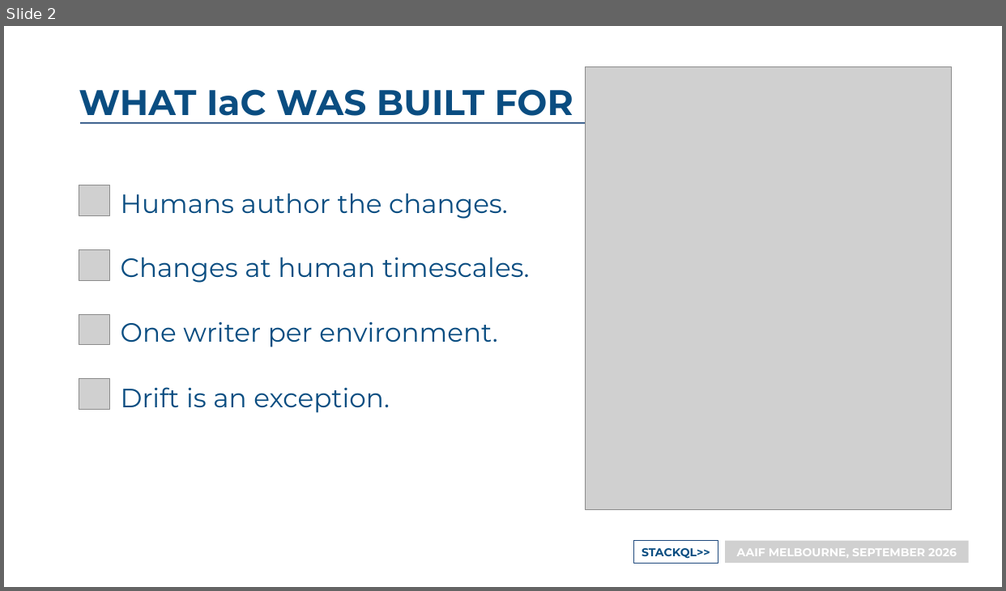
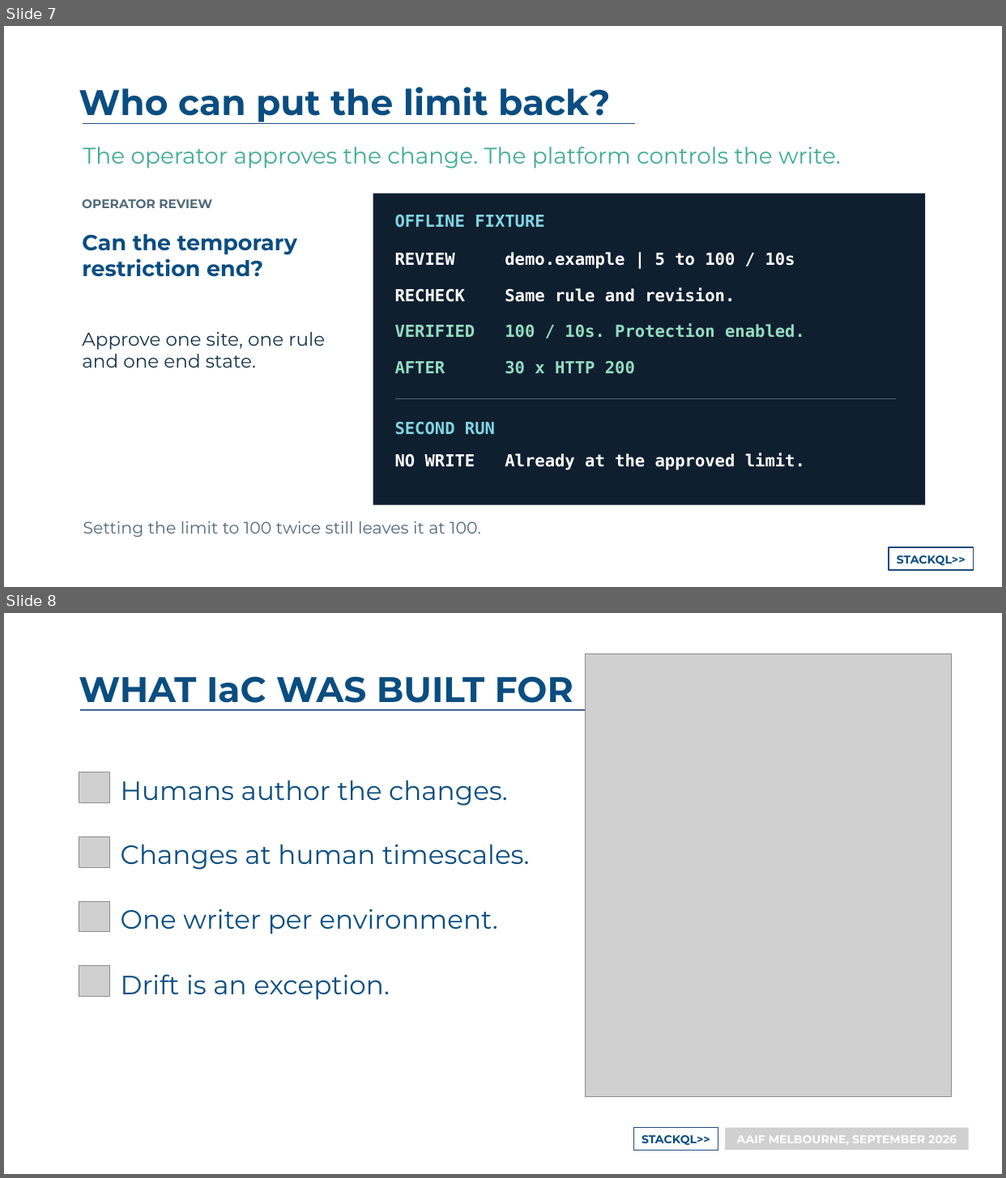
Before and after one commit to stackql-labs/agentic-platform-engineering, a slide deck: 12-26 AI Engineer/presentation/Query Before Mutation - AI Engineer Sydney 2026.pptx. Shown one above the other, each under a label of ours: slide 2 before the commit, slides 7 and 8 after it. The pictures are 1006x591 and 1006x1178 pixels, drawn with LibreOffice and Linux fonts; fonts in the diff are those of the drawing; grey boxes stand for pictures. Boxes give left, top, right and bottom in pixels: in the first picture for what was removed or moved away, otherwise in the second. Text is boxed around its words. In the diff, an @@ line names an element or a change of style, - is before the commit and + after.

```diff
--- a/12-26 AI Engineer/presentation/Query Before Mutation - AI Engineer Sydney 2026.pptx
+++ b/12-26 AI Engineer/presentation/Query Before Mutation - AI Engineer Sydney 2026.pptx
@@ slide 7 added at <box>4,26,1002,587</box>, background #FFFFFF @@
@@ text added at <box>79,87,610,124</box>, 56.5 pt, text #0A4D81, bold @@
+Who can put the limit back?
@@ line added from (83, 123) to (634, 123), #1F497D 2.25 pt @@
@@ text added at <box>83,147,841,169</box>, 36 pt, text #3FAC92 @@
+The operator approves the change. The platform controls the write.
@@ rectangle added at <box>373,194,925,506</box>, fill #101F30 @@
@@ text added at <box>82,199,212,208</box>, 19.8 pt, text #52697B, bold @@
+OPERATOR REVIEW
@@ text added at <box>395,215,544,228</box>, 26.4 pt, text #81D6E4, bold @@
+OFFLINE FIXTURE
@@ text added at <box>82,234,297,277</box>, 34.6 pt, text #0A4D81, bold @@
+Can the temporary restriction end?
@@ text added at <box>395,252,795,269</box>, 26.4 pt, text #FFFFFF, bold @@
+REVIEW demo.example | 5 to 100 / 10s
@@ text added at <box>395,288,735,302</box>, 26.4 pt, text #FFFFFF, bold @@
+RECHECK Same rule and revision.
@@ text added at <box>82,332,325,368</box>, 29.7 pt, text #15334A @@
+Approve one site, one rule and one end state.
@@ text added at <box>395,324,805,338</box>, 26.4 pt, text #94DDC0, bold @@
+VERIFIED 100 / 10s. Protection enabled.
@@ text added at <box>395,361,635,374</box>, 26.4 pt, text #94DDC0, bold @@
+AFTER 30 x HTTP 200
@@ line added from (395, 399) to (896, 399), #536576 1.65 pt @@
@@ text added at <box>395,422,495,435</box>, 26.4 pt, text #81D6E4, bold @@
+SECOND RUN
@@ text added at <box>395,453,805,471</box>, 26.4 pt, text #FFFFFF, bold @@
+NO WRITE Already at the approved limit.
@@ text added at <box>83,522,481,537</box>, 26.4 pt, text #52697B @@
+Setting the limit to 100 twice still leaves it at 100.
@@ rectangle added at <box>889,548,974,570</box>, outline #1F497D 1.5 pt, 18 pt, text #0A4D81, bold @@
+STACKQL>>
@@ what was slide 2 is now slide 8 @@
```
Also in this commit, not shown: 9 other slides added, 1 slide removed, 1 other file.
